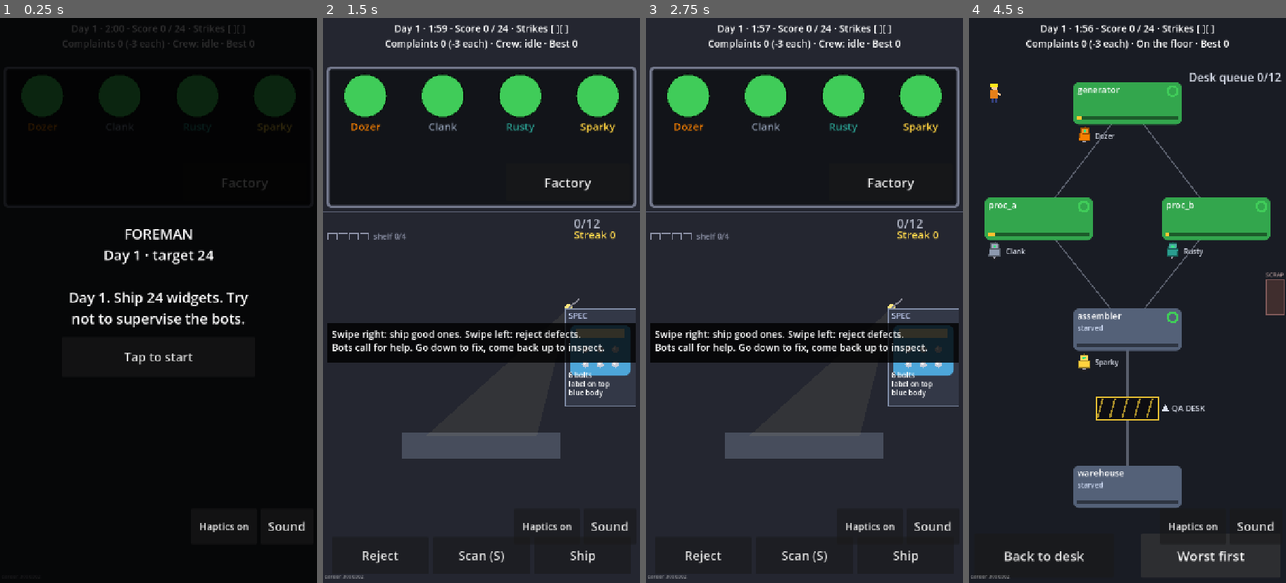
Above: before the commit, frames 1-4 (left to right).
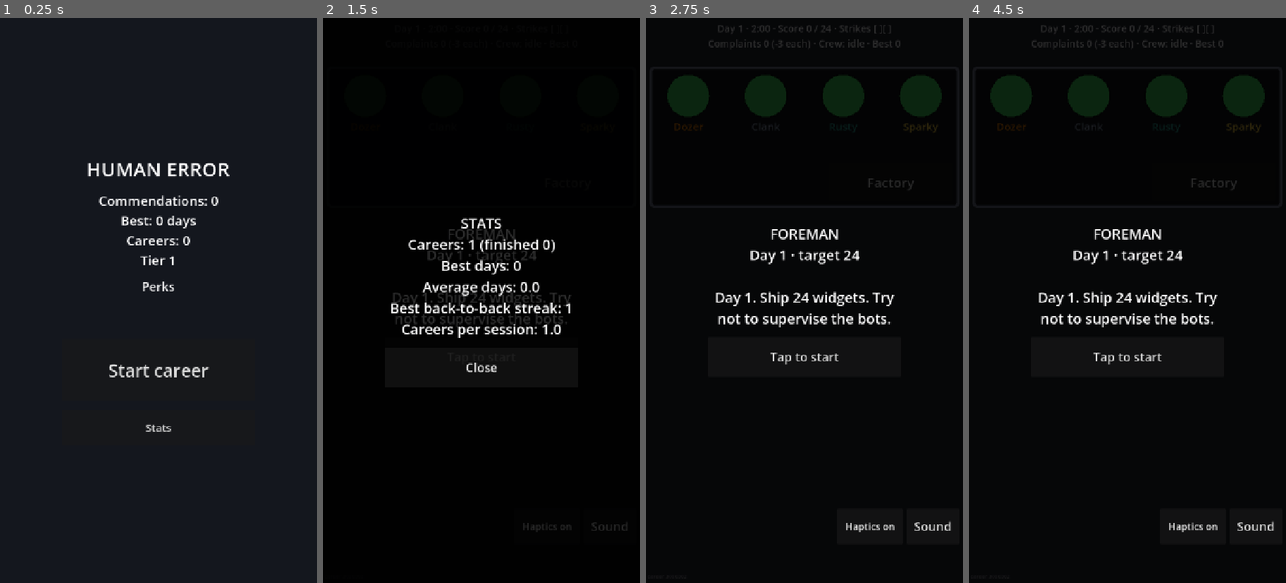
Above: after the commit, the same moments.

Repository: JasonHitching/human-error
Game: Godot game, scene res://main.tscn
Same seed, same stepped clock (60 frames per second), same inputs: the game is played once before the commit and once after it.
Inputs (mouse positions are in pixels of both pictures, inside the frame that each line leads up to):
- Up to frame 1 (0.25 s): no input
- Up to frame 2 (1.5 s): click "Tap to start" (after the commit: "Stats") at 0.5 s; click (481, 357) at 1.25 s, where only the run after the commit has a clickable "Tap to start"
- Up to frame 3 (2.75 s): click (804, 357) at 2 s, where only the run after the commit has a clickable "Tap to start"
- Up to frame 4 (4.5 s): click "Factory" at 2.75 s; tap Enter at 3.5 s; move the mouse to (1127, 300) at 3.52 s; hold Right 3.53-4.25 s; click (1127, 300) at 3.67 s; click (1209, 554) at 4.25 s, where only the run before the commit has a clickable "Worst first"

The runs differ from the first frame. In frame 1, 22% of the frame differs, in the area x 2-98%, y 1-91%; in frame 2, 76%; in frame 3, 74%; in frame 4, 87%, in the area x 0-100%, y 0-100%.

Commit message:
#85 Commendations and the Home screen
Co-Authored-By: Claude Sonnet 5.5 <noreply@anthropic.com>
Claude-Session: https://claude.ai/code/session_01K8aWAXfDnmsGLN6oLnK4wp

Diff:
--- /dev/null
+++ b/game/data/commendations.json
@@ -0,0 +1,15 @@
+{
+ "per_day": 3,
+ "per_clean_shift": 2,
+ "streak_every": 3,
+ "per_streak_milestone": 3,
+ "per_lesson": 2,
+ "per_twist_day": 2,
+ "lines": {
+  "days": "{n} days survived: the Foreman is baffled. +{pts}",
+  "clean": "{n} shifts with zero complaints: suspiciously good. +{pts}",
+  "streak": "Best streak {n} days on target: have a sticker. +{pts}",
+  "lessons": "{n} lessons learned by the bots (mostly the hard way). +{pts}",
+  "twists": "{n} twist days endured without crying. +{pts}"
+ }
+}
--- a/game/scripts/main.gd
+++ b/game/scripts/main.gd
@@ -33,6 +33,7 @@
 var _haptics_btn: Button
 var _feel := Feel.new()
 var _meta: Meta
+var _home: Home
 var _stats: RunStats
 var _front_since: float = 0.0
 var _last_qn: int = 0
@@ -65,7 +66,7 @@
 	_hud.start_pressed.connect(_begin_shift)
 	_hud.offer_pressed.connect(_pick_offer)
 	_hud.continue_pressed.connect(_next_day)
-	_hud.restart_pressed.connect(func() -> void: _new_career(int(Time.get_ticks_usec())))
+	_hud.restart_pressed.connect(_open_home)
 	_hud.stats_pressed.connect(func() -> void: _hud.show_stats(_stats.summary()))
 	_hud.replay_pressed.connect(func() -> void: _new_career(_career.seed))
 	_ship_btn = _inspect_button("Ship", true)
@@ -84,8 +85,26 @@
 	_haptics_btn.pressed.connect(_toggle_haptics)
 	add_child(_haptics_btn)
 	_refresh_mute()
+	_home = Home.new()
+	add_child(_home)
+	_home.start_pressed.connect(_home_start)
+	_home.stats_pressed.connect(func() -> void: _hud.show_stats(_stats.summary()))
+	_hud.stats_overlay.z_index = 20  # stats opens above Home
 	resized.connect(_fit)
 	_new_career(int(Time.get_ticks_usec()))
+	_open_home()
+
+
+func _open_home() -> void:
+	_home.setup(_meta)
+	_home.visible = true
+
+
+## Start career: at app start a career is already set up behind Home; after a run-end begin a fresh one.
+func _home_start() -> void:
+	_home.visible = false
+	if _phase == Phase.FIRED:
+		_new_career(int(Time.get_ticks_usec()))
 
 
 func _new_career(seed_value: int) -> void:
@@ -322,8 +341,10 @@
 	var res := _career.end_day(_factory)
 	var now := int(Time.get_unix_time_from_system())
 	_stats.shift_ended(now, int(res["complaints"]))
+	var awarded := {"total": 0, "lines": [] as Array[String]}
 	if res["fired"]:
 		_stats.career_finished(now, _career.day)
+		awarded = _meta.award(_career.summary())
 	SaveIO.write_meta(_meta)
 	if res["fired"]:
 		_phase = Phase.FIRED
@@ -334,7 +355,7 @@
 			_save_best()
 		var bd := "\n".join(RunEnd.breakdown(res, _config.complaint_penalty))
 		var praise := _career.foreman_line("new_best") if new_best else ""
-		_hud.show_fired(days, _career.foreman_line("fired"), bd, RunEnd.teaser(days, _best_days, new_best, praise))
+		_hud.show_fired(days, _career.foreman_line("fired"), bd, RunEnd.teaser(days, _best_days, new_best, praise), RunEnd.awards_text(awarded))
 		return
 	_phase = Phase.REVIEW
 	_offers = _career.offers() if int(res["points"]) > 0 else ([] as Array[Dictionary])
--- a/game/scripts/sim/career.gd
+++ b/game/scripts/sim/career.gd
@@ -20,6 +20,8 @@
 var rookies_joined: int = 0
 var arrival: Dictionary = {}  # today's rookie, {name, replaced} (replaced "" = took a free slot); {} = none
 var lessons_learned: int = 0
+var clean_shifts: int = 0  # shifts with zero complaints
+var twist_days_done: int = 0  # shifts played under a twist
 var perks: Dictionary = {}  # radio: bool, supervise: bot name, auto_inspect: bool (see offers())
 var offers_taken: Dictionary = {}  # offer kind -> times taken
 var _lines: Dictionary = {}
@@ -123,6 +125,10 @@
 func end_day(f: Factory) -> Dictionary:
 	var score := f.score()
 	lessons_learned += f.lessons.size()
+	if f.complaints == 0:
+		clean_shifts += 1
+	if f.twist_id != "":
+		twist_days_done += 1
 	var hit := score >= f.target
 	history.append({"day": day, "shipped": score, "target": f.target, "hit": hit})
 	if hit:
@@ -134,6 +140,16 @@
 		if strikes >= config.max_strikes:
 			fired = true
 	return {"probation": not hit and day <= config.probation_days, "hit": hit, "shipped": score, "target": f.target, "stri …(418 unchanged characters)…
+
+
+## Career summary for Meta.award. days = days survived (the day you were fired on counts).
+func summary() -> Dictionary:
+	var best := 0
+	var run := 0
+	for h: Dictionary in history:
+		run = run + 1 if bool(h["hit"]) else 0
+		best = maxi(best, run)
+	return {"days": day, "clean_shifts": clean_shifts, "best_streak": best, "lessons": lessons_learned, "twist_days": twist_days_done}
 
 
 ## Builds {bot: {count, top}} from a factory mistake_log.
--- a/game/scripts/sim/meta.gd
+++ b/game/scripts/sim/meta.gd
@@ -3,10 +3,11 @@
 ## Durable meta-progression data (pure, no IO). Persisted by SaveIO as user://save.json.
 
 const VERSION := 1
+const COMMENDATIONS_PATH := "res://data/commendations.json"
 
 var version: int = VERSION
 var stats: RunStats = RunStats.new()
-var commendations: Dictionary = {}  # id -> count/progress (filled from M5-02)
+var commendations: Dictionary = {}  # "balance" (spendable) and "earned" (lifetime), see award()
 var unlocked: Array = []  # unlocked perk/unlock ids
 var tier: int = 1
 
@@ -38,3 +39,46 @@
 ## Legacy v0: a bare stats.json dictionary.
 static func from_legacy_stats(d: Dictionary) -> Meta:
 	return from_dict({"stats": d})
+
+
+func balance() -> int:
+	return int(commendations.get("balance", 0))
+
+
+static func load_commendation_rules(path: String = COMMENDATIONS_PATH) -> Dictionary:
+	var parsed: Variant = JSON.parse_string(FileAccess.get_file_as_string(path))
+	return parsed as Dictionary if parsed is Dictionary else {}
+
+
+## Pure scoring of a career summary {days, clean_shifts, best_streak, lessons, twist_days}.
+## Returns {total, lines[]}; does not touch Meta.
+static func score(summary: Dictionary, rules: Dictionary) -> Dictionary:
+	var lines: Array[String] = []
+	var total := 0
+	var texts: Dictionary = rules.get("lines", {})
+	var every := maxi(1, int(rules.get("streak_every", 3)))
+	var parts := [
+		["days", int(summary.get("days", 0)), int(rules.get("per_day", 0))],
+		["clean", int(summary.get("clean_shifts", 0)), int(rules.get("per_clean_shift", 0))],
+		["streak", int(summary.get("best_streak", 0)), 0],
+		["lessons", int(summary.get("lessons", 0)), int(rules.get("per_lesson", 0))],
+		["twists", int(summary.get("twist_days", 0)), int(rules.get("per_twist_day", 0))],
+	]
+	for p: Array in parts:
+		var n: int = p[1]
+		var pts: int = p[2] * n
+		if p[0] == "streak":
+			pts = int(rules.get("per_streak_milestone", 0)) * (n / every)
+		if pts <= 0:
+			continue
+		total += pts
+		lines.append(String(texts.get(p[0], "{n} x: +{pts}")).replace("{n}", str(n)).replace("{pts}", str(pts)))
+	return {"total": total, "lines": lines}
+
+
+## Awards a finished career: adds to the balance and lifetime total. Caller saves.
+func award(summary: Dictionary, rules: Dictionary = {}) -> Dictionary:
+	var r := score(summary, rules if not rules.is_empty() else load_commendation_rules())
+	commendations["balance"] = balance() + int(r["total"])
+	commendations["earned"] = int(commendations.get("earned", 0)) + int(r["total"])
+	return r
--- /dev/null
+++ b/game/scripts/ui/home.gd
@@ -0,0 +1,66 @@
+class_name Home
+extends Control
+## Home screen between careers: commendation balance, bests, Start career, Stats, Perks slot (#86).
+## Reads Meta only; emits signals for navigation.
+
+signal start_pressed
+signal stats_pressed
+
+var start_btn: Button
+var stats_btn: Button
+var perks_box: VBoxContainer  # filled by the perks issue (#86)
+var _info: Label
+
+
+func _ready() -> void:
+	mouse_filter = Control.MOUSE_FILTER_STOP
+	set_anchors_and_offsets_preset(Control.PRESET_FULL_RECT)
+	var bg := ColorRect.new()
+	bg.color = Color(0.08, 0.09, 0.12, 1.0)
+	add_child(bg)
+	bg.set_anchors_and_offsets_preset(Control.PRESET_FULL_RECT)
+	var center := CenterContainer.new()
+	add_child(center)
+	center.set_anchors_and_offsets_preset(Control.PRESET_FULL_RECT)
+	var box := VBoxContainer.new()
+	box.add_theme_constant_override("separation", 20)
+	center.add_child(box)
+	var title := _label("HUMAN ERROR", 44)
+	box.add_child(title)
+	_info = _label("", 30)
+	box.add_child(_info)
+	var perks_title := _label("Perks", 28)
+	box.add_child(perks_title)
+	perks_box = VBoxContainer.new()
+	perks_box.custom_minimum_size = Vector2(440, 60)
+	box.add_child(perks_box)
+	start_btn = _button("Start career", 40, Vector2(440, 140))
+	start_btn.pressed.connect(start_pressed.emit)
+	box.add_child(start_btn)
+	stats_btn = _button("Stats", 24, Vector2(440, 80))
+	stats_btn.pressed.connect(stats_pressed.emit)
+	box.add_child(stats_btn)
+	visible = false
+
+
+func setup(m: Meta) -> void:
+	_info.text = "Commendations: %d\nBest: %d days\nCareers: %d\nTier %d" % [
+		m.balance(), m.stats.best_days, m.stats.careers_finished, m.tier]
+
+
+func _label(text: String, font: int) -> Label:
+	var l := Label.new()
+	l.text = text
+	l.horizontal_alignment = HORIZONTAL_ALIGNMENT_CENTER
+	l.autowrap_mode = TextServer.AUTOWRAP_WORD_SMART
+	l.custom_minimum_size = Vector2(440, 0)
+	l.add_theme_font_size_override("font_size", font)
+	return l
+
+
+func _button(text: String, font: int, min_size: Vector2) -> Button:
+	var b := Button.new()
+	b.text = text
+	b.custom_minimum_size = min_size
+	b.add_theme_font_size_override("font_size", font)
+	return b
--- a/game/scripts/ui/hud.gd
+++ b/game/scripts/ui/hud.gd
@@ -20,6 +20,7 @@
 var _review_label: Label
 var _review_box: VBoxContainer
 var _fired_label: Label
+var _awards_label: Label
 var _retry_btn: Button
 var stats_btn: Button
 var stats_overlay: Control
@@ -48,7 +49,10 @@
 	var fb := _overlay()
 	fired = fb[0]
 	_fired_label = _big(fb[1])
-	_retry_btn = _button(fb[1], "One more career", restart_pressed.emit)
+	_fired_label.add_theme_font_size_override("font_size", 28)
+	_awards_label = _big(fb[1])
+	_awards_label.add_theme_font_size_override("font_size", 20)
+	_retry_btn = _button(fb[1], "Continue", restart_pressed.emit)
 	_retry_btn.custom_minimum_size = Vector2(440, 140)
 	_retry_btn.add_theme_font_size_override("font_size", 40)
 	var rp := _button(fb[1], "Replay this seed", replay_pressed.emit)
@@ -192,8 +196,10 @@
 	_show_only(review)
 
 
-func show_fired(days: int, line: String, breakdown: String, teaser: String) -> void:
+func show_fired(days: int, line: String, breakdown: String, teaser: String, awards: String = "") -> void:
 	_fired_label.text = "FIRED\nDays survived: %d\n\n%s\n\n%s\n%s" % [days, breakdown, teaser, line]
+	_awards_label.text = awards
+	_awards_label.visible = awards != ""
 	_show_only(fired)
 
 
--- a/game/scripts/ui/run_end.gd
+++ b/game/scripts/ui/run_end.gd
@@ -67,3 +67,10 @@
 		return "Training point banked: pick below"
 	var need := ceili(float(res["target"]) * bonus_threshold) - int(res["shipped"])
 	return "%d more points for a bonus training pick" % maxi(1, need)
+
+
+## "COMMENDATIONS\n<line>\n...\nTotal: +N" for Meta.award's result ("" when nothing earned).
+static func awards_text(a: Dictionary) -> String:
+	if int(a.get("total", 0)) <= 0:
+		return ""
+	return "COMMENDATIONS\n%s\nTotal: +%d" % ["\n".join(a["lines"]), int(a["total"])]
--- /dev/null
+++ b/game/tests/test_commendations.gd
@@ -0,0 +1,62 @@
+extends TestCase
+
+const P := "user://test_comm_save.json"
+const RULES := {
+	"per_day": 3, "per_clean_shift": 2, "streak_every": 3, "per_streak_milestone": 3,
+	"per_lesson": 2, "per_twist_day": 2,
+	"lines": {"days": "d{n}+{pts}", "clean": "c{n}+{pts}", "streak": "s{n}+{pts}", "lessons": "l{n}+{pts}", "twists": "t{n}+{pts}"},
+}
+
+
+func test_formula() -> void:
+	var r := Meta.score({"days": 10, "clean_shifts": 4, "best_streak": 7, "lessons": 3, "twist_days": 5}, RULES)
+	assert_eq(int(r["total"]), 30 + 8 + 6 + 6 + 10)
+	assert_eq((r["lines"] as Array).size(), 5)
+	assert_eq(String(r["lines"][0]), "d10+30")
+	assert_eq(String(r["lines"][2]), "s7+6")
+
+
+func test_empty_summary_is_zero() -> void:
+	var r := Meta.score({}, RULES)
+	assert_eq(int(r["total"]), 0)
+	assert_eq((r["lines"] as Array).size(), 0)
+
+
+func test_deterministic() -> void:
+	var s := {"days": 5, "clean_shifts": 1, "best_streak": 3, "lessons": 0, "twist_days": 2}
+	assert_eq(Meta.score(s, RULES), Meta.score(s, RULES))
+
+
+func test_award_accumulates_and_persists() -> void:
+	var m := Meta.new()
+	m.award({"days": 4}, RULES)
+	m.award({"days": 2}, RULES)
+	assert_eq(m.balance(), 18)
+	assert_true(SaveIO.write_meta(m, P))
+	var m2 := SaveIO.load_meta(P, P + ".bad", "user://none.json")
+	assert_eq(m2.balance(), 18)
+	assert_eq(int(m2.commendations["earned"]), 18)
+
+
+func test_default_rules_load() -> void:
+	var r := Meta.load_commendation_rules()
+	assert_true(int(r.get("per_day", 0)) > 0)
+
+
+func test_career_summary() -> void:
+	var cfg := SimConfig.load_default()
+	var c := Career.new(cfg, 1)
+	var s := c.summary()
+	assert_eq(int(s["days"]), 1)
+	assert_eq(int(s["best_streak"]), 0)
+
+
+func test_home_builds() -> void:
+	for bal: int in [0, 5, 999999]:
+		var h := Home.new()
+		var m := Meta.new()
+		m.commendations["balance"] = bal
+		Engine.get_main_loop().root.add_child(h)
+		h.setup(m)
+		assert_true(h.start_btn.custom_minimum_size.x >= 120 and h.start_btn.custom_minimum_size.y >= 80)
+		h.queue_free()
--- a/game/tools/sim_runner.gd
+++ b/game/tools/sim_runner.gd
@@ -138,6 +138,8 @@
 	var taken := {}  # offer kind -> careers that took it
 	var twist_days := {}  # twist id ("none" when no twist) -> [days, failed]
 	var qa := QaStats.new()
+	var rules := Meta.load_commendation_rules()
+	var comm_total := 0
 	for r in runs:
 		var c := Career.new(cfg, seed_start + r)
 		while not c.fired and c.day <= DAY_CAP:
@@ -174,6 +176,7 @@
 		for k: String in c.offers_taken:
 			taken[k] = int(taken.get(k, 0)) + 1
 		days.append(mini(c.day, DAY_CAP))
+		comm_total += int(Meta.score(c.summary(), rules)["total"])
 	days.sort()
 	var sum := 0
 	for d in days:
@@ -181,6 +184,7 @@
 	print("career player=%s runs=%d seed=%d (days survived, cap %d)" % [player, runs, seed_start, DAY_CAP])
 	print("  days mean=%.1f median=%d min=%d max=%d" % [float(sum) / runs, days[days.size() / 2], days[0], days[days.size() - 1]])
 	print("  days p10=%d" % days[days.size() / 10])
+	print("  commendations/career mean %.1f" % (float(comm_total) / runs))
 	print("  lessons learned/career %.2f, rookies joined/career %.2f" % [float(lessons_total) / runs, float(rookies_total) / runs])
 	var tk: Array[String] = []
 	for k: String in ["radio", "supervise", "auto_inspect"]:
--- a/game/tools/ui_check.gd
+++ b/game/tools/ui_check.gd
@@ -277,6 +277,9 @@
 		sw.sync(0.0)
 		_main._process(0.0)
 		var tag := "%dx%d" % [win.x, win.y]
+		_main._open_home()
+		_check_home(tag, false)
+		_main._home.visible = false
 		f.worker.place(Worker.Location.OFFICE)  # desk buttons: office page on screen
 		sw.sync(0.0)
 		var vp := Rect2(Vector2.ZERO, lg)
@@ -455,6 +458,22 @@
 	_check_overlay("lesson review", hud.review, true)
 
 
+func _check_home(tag: String, placed: bool = true) -> void:
+	var h: Home = _main._home
+	if not h.visible:
+		_fails.append("[%s] Home not shown" % tag)
+		return
+	var vp := Rect2(Vector2.ZERO, _main.size)
+	var need: Vector2 = h.start_btn.get_parent().get_combined_minimum_size()
+	if need.y > vp.size.y or need.x > vp.size.x:
+		_fails.append("[%s] Home content %s does not fit %s" % [tag, need, vp.size])
+	for b: Button in [h.start_btn, h.stats_btn]:
+		if placed and not vp.encloses(b.get_global_rect()):
+			_fails.append("[%s] Home button '%s' off-screen %s" % [tag, b.text, b.get_global_rect()])
+		if b.size.x < 120.0 or b.size.y < 80.0:
+			_fails.append("[%s] Home button '%s' too small %s" % [tag, b.text, b.size])
+
+
 func _check_stats(hud: Hud) -> void:
 	var sb: Button = hud.stats_btn
 	if sb.size.x < 120 or sb.size.y < 80:
@@ -480,6 +499,10 @@
 			if hud.size != _main.size:
 				_fails.append("HUD size %s != screen %s" % [hud.size, _main.size])
 			_check_overlay("banner", hud.banner, true)
+			_check_home("start")
+			_main._home_start()
+			if _main._home.visible:
+				_fails.append("Home Start did not hide Home")
 			hud.start_pressed.emit()
 		4:
 			if _main._desk.hint == "":
@@ -519,6 +542,9 @@
 			if rb.size.x < need.x or rb.size.y < need.y:
 				_fails.append("retry button too small: %s" % rb.size)
 			_check_stats(hud)
+			hud.restart_pressed.emit()
+			_check_home("after run-end")
+			_main._home.visible = false
 			_check_glyphs()
 			_main._career.day = 3  # first twist day
 			_main._show_day()
Not shown, added: game/scripts/ui/home.gd.uid
Not shown, added: game/tests/test_commendations.gd.uid
